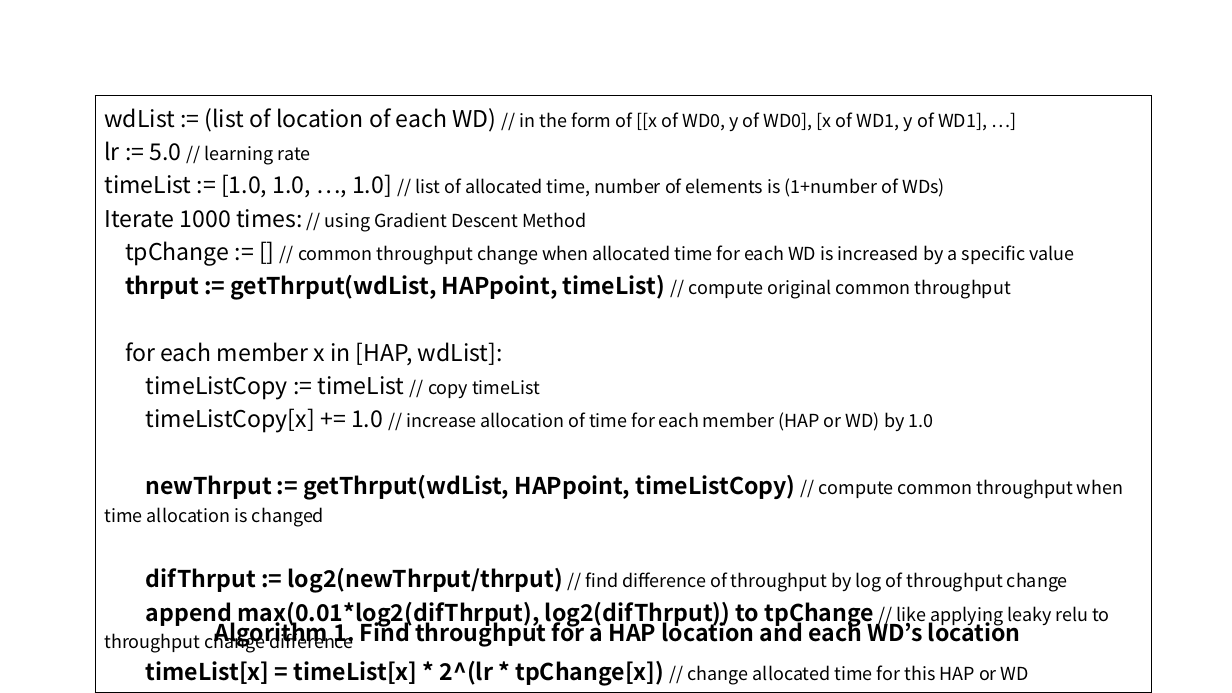
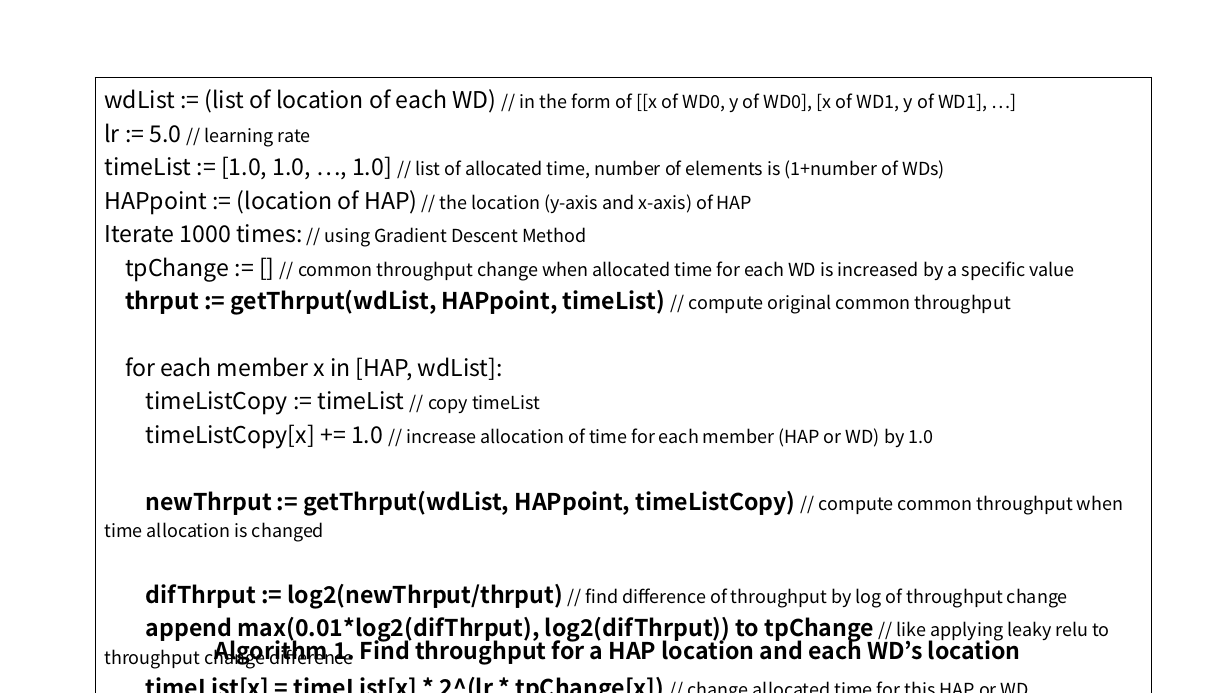
Before and after one commit to WannaBeSuperteur/2020, a slide deck: slide 2 of WPCN/for_final_paper.pptx. Drawn at 1232x693 pixels with LibreOffice and Linux fonts; fonts in the diff are those of the drawing. Boxes give left, top, right and bottom in pixels: in the first picture for what was removed or moved away, otherwise in the second. Text is boxed around its words. In the diff, an @@ line names an element or a change of style, - is before the commit and + after.

```diff
--- a/WPCN/for_final_paper.pptx
+++ b/WPCN/for_final_paper.pptx
@@ table at box(95, 78, 1152, 673) @@
-row 1, column 1: wdList := (list of location of each WD) // in the form of [[x of WD0, y of WD0], [x of WD1, y of WD1], …] / lr := 5.0 // learning rate / timeList := [1.0, 1.0, …, 1.0] // list of allocated time, number of elements is (1+number of WDs) / Iterate 1000 times: // using Gradient Descent Method / tpChange := [] // common throughput change when allocated time for each WD is increased by a specific value / thrput := getThrput(wdList, HAPpoint, timeList) // compute original common throughput / for each member x in [HAP, wdList]: / timeListCopy := timeList // copy timeList / timeListCopy[x] += 1.0 // increase allocation of time for each member (HAP or WD) by 1.0 / newThrput := getThrput(wdList, HAPpoint, timeListCopy) // compute common throughput when time allocation is changed / difThrput := log2(newThrput/thrput) // find difference of throughput by log of throughput change / append max(0.01*log2(difThrput), log2(difThrput)) to tpChange // like applying leaky relu to throughput change difference / timeList[x] = timeList[x] * 2^(lr * tpChange[x]) // change allocated time for this HAP or WD
+row 1, column 1: wdList := (list of location of each WD) // in the form of [[x of WD0, y of WD0], [x of WD1, y of WD1], …] / lr := 5.0 // learning rate / timeList := [1.0, 1.0, …, 1.0] // list of allocated time, number of elements is (1+number of WDs) / HAPpoint := (location of HAP) // the location (y-axis and x-axis) of HAP / Iterate 1000 times: // using Gradient Descent Method / tpChange := [] // common throughput change when allocated time for each WD is increased by a specific value / thrput := getThrput(wdList, HAPpoint, timeList) // compute original common throughput / for each member x in [HAP, wdList]: / timeListCopy := timeList // copy timeList / timeListCopy[x] += 1.0 // increase allocation of time for each member (HAP or WD) by 1.0 / newThrput := getThrput(wdList, HAPpoint, timeListCopy) // compute common throughput when time allocation is changed / difThrput := log2(newThrput/thrput) // find difference of throughput by log of throughput change / append max(0.01*log2(difThrput), log2(difThrput)) to tpChange // like applying leaky relu to throughput change difference / timeList[x] = timeList[x] * 2^(lr * tpChange[x]) // change allocated time for this HAP or WD
@@ table: place and size @@
-table at box(95, 95, 1152, 690)
+table at box(95, 78, 1152, 673)
@@ text "Algorithm 1. Find throughput for ...": place and size @@
-text "Algorithm 1. Find throughput for ..." at box(214, 618, 1021, 647)
+text "Algorithm 1. Find throughput for ..." at box(214, 636, 1021, 665)
```
Also in this commit, not shown: 3 other slides changed, 1 slide added, 2 other files.
